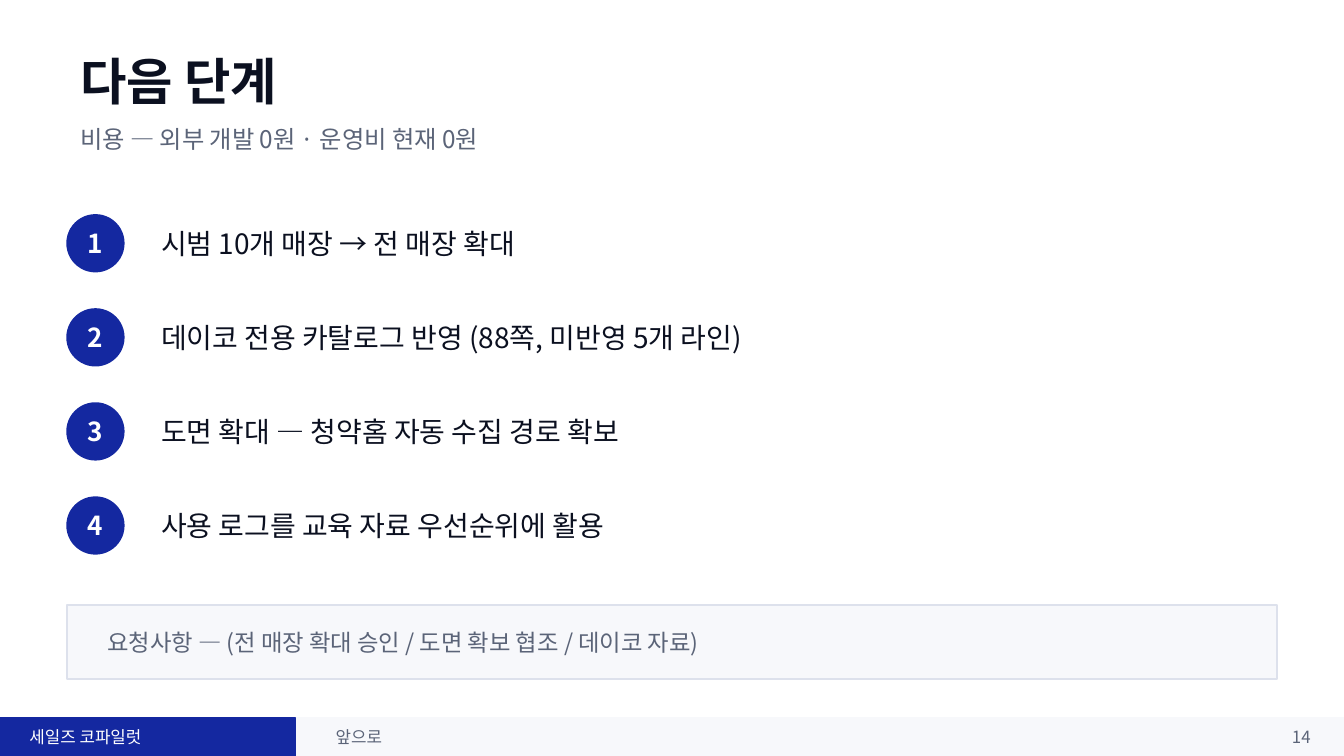
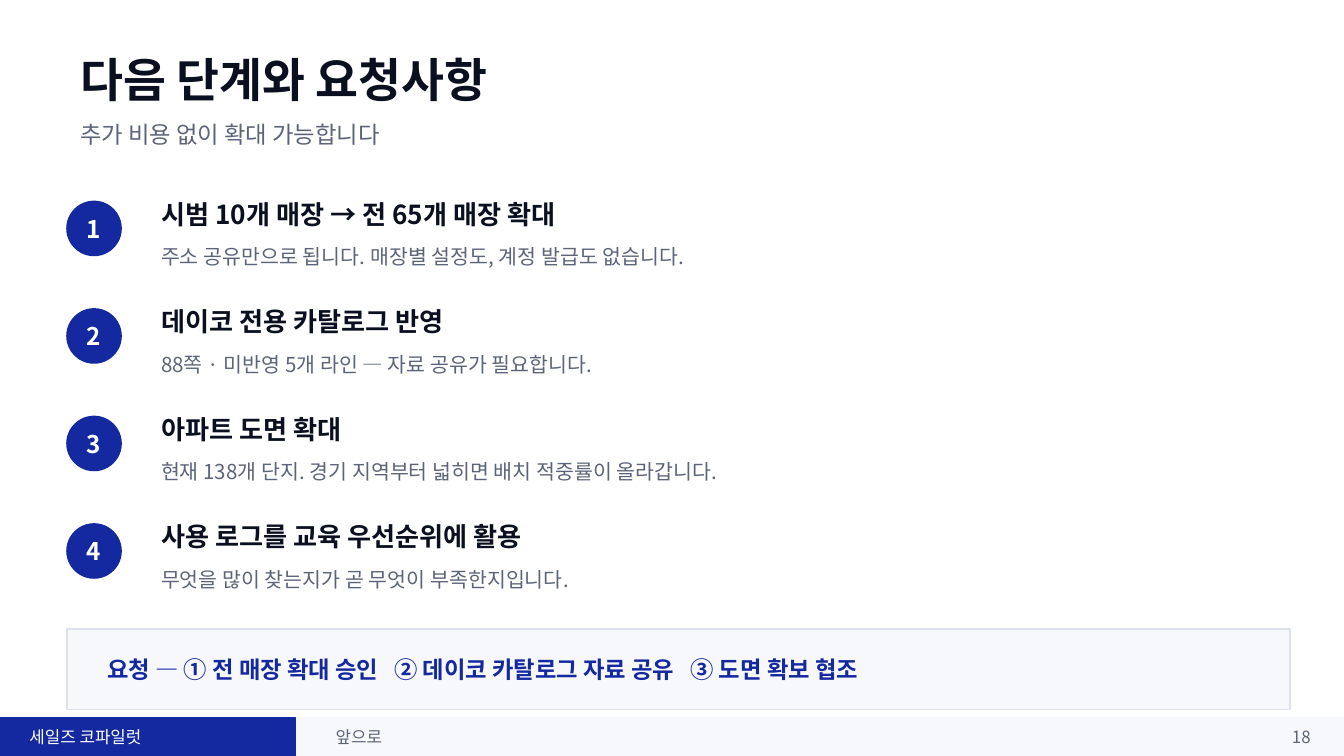
Before and after one commit to rhrjsgks-jarvis/gyeongwon-ax-hub, a slide deck: slide 18 of 발표자료/세일즈 코파일럿 보고.pptx (slide 14 before the commit). Drawn at 1344x756 pixels with LibreOffice and Linux fonts; fonts in the diff are those of the drawing. Boxes give left, top, right and bottom in pixels: in the first picture for what was removed or moved away, otherwise in the second. Text is boxed around its words. In the diff, an @@ line names an element or a change of style, - is before the commit and + after.

```diff
--- a/발표자료/세일즈 코파일럿 보고.pptx
+++ b/발표자료/세일즈 코파일럿 보고.pptx
@@ text at (x1=80, y1=57, x2=487, y2=102): text changed; size 27 to 25 pt @@
-다음 단계
+다음 단계와 요청사항
@@ text at (x1=80, y1=123, x2=380, y2=145): text changed; size 13 to 12.5 pt @@
-비용 — 외부 개발 0원 · 운영비 현재 0원
+추가 비용 없이 확대 가능합니다
@@ text "1" moved from (x1=88, y1=233, x2=103, y2=253) to (x1=87, y1=220, x2=101, y2=238) @@
@@ ellipse moved from (x1=67, y1=215, x2=124, y2=271) to (x1=67, y1=202, x2=121, y2=255) @@
@@ text at (x1=161, y1=202, x2=556, y2=227): text changed; size 15 to 14 pt; bold on @@
-시범 10개 매장 → 전 매장 확대
+시범 10개 매장 → 전 65개 매장 확대
@@ text added at (x1=161, y1=247, x2=685, y2=268), 11 pt, text #5B6478 @@
+주소 공유만으로 됩니다. 매장별 설정도, 계정 발급도 없습니다.
@@ text at (x1=161, y1=309, x2=444, y2=334): text changed; size 15 to 14 pt; bold on @@
-데이코 전용 카탈로그 반영 (88쪽, 미반영 5개 라인)
+데이코 전용 카탈로그 반영
@@ text added at (x1=161, y1=355, x2=593, y2=374), 11 pt, text #5B6478 @@
+88쪽 · 미반영 5개 라인 — 자료 공유가 필요합니다.
@@ text "3" moved from (x1=88, y1=421, x2=103, y2=442) to (x1=87, y1=434, x2=101, y2=454) @@
@@ ellipse resized from (x1=67, y1=403, x2=124, y2=460) to (x1=67, y1=417, x2=121, y2=470) @@
@@ text at (x1=161, y1=417, x2=341, y2=442): text changed; size 15 to 14 pt; bold on @@
-도면 확대 — 청약홈 자동 수집 경로 확보
+아파트 도면 확대
@@ text added at (x1=161, y1=462, x2=718, y2=481), 11 pt, text #5B6478 @@
+현재 138개 단지. 경기 지역부터 넓히면 배치 적중률이 올라갑니다.
@@ size 14 to 13 pt in 4 elements at (x1=87, y1=220, x2=101, y2=238), (x1=87, y1=326, x2=101, y2=345), (x1=87, y1=434, x2=101, y2=454), (x1=87, y1=542, x2=101, y2=560) @@
@@ text "4" moved from (x1=88, y1=515, x2=103, y2=535) to (x1=87, y1=542, x2=101, y2=560) @@
@@ ellipse moved from (x1=67, y1=497, x2=124, y2=554) to (x1=67, y1=524, x2=121, y2=578) @@
@@ text at (x1=161, y1=524, x2=522, y2=549): text changed; size 15 to 14 pt; bold on @@
-사용 로그를 교육 자료 우선순위에 활용
+사용 로그를 교육 우선순위에 활용
@@ text added at (x1=161, y1=570, x2=569, y2=589), 11 pt, text #5B6478 @@
+무엇을 많이 찾는지가 곧 무엇이 부족한지입니다.
@@ rectangle resized from (x1=67, y1=605, x2=1277, y2=679) to (x1=67, y1=629, x2=1290, y2=710) @@
@@ text at (x1=107, y1=658, x2=858, y2=680): text changed; text colour #5B6478 to #1428A0; bold on @@
-요청사항 — (전 매장 확대 승인 / 도면 확보 협조 / 데이코 자료)
+요청 — ① 전 매장 확대 승인 ② 데이코 카탈로그 자료 공유 ③ 도면 확보 협조
@@ text at (x1=1292, y1=730, x2=1311, y2=743): text changed @@
-14
+18
```
Also in this commit, not shown: 2 other slides changed, 16 slides added, 12 slides removed, 2 other files.
